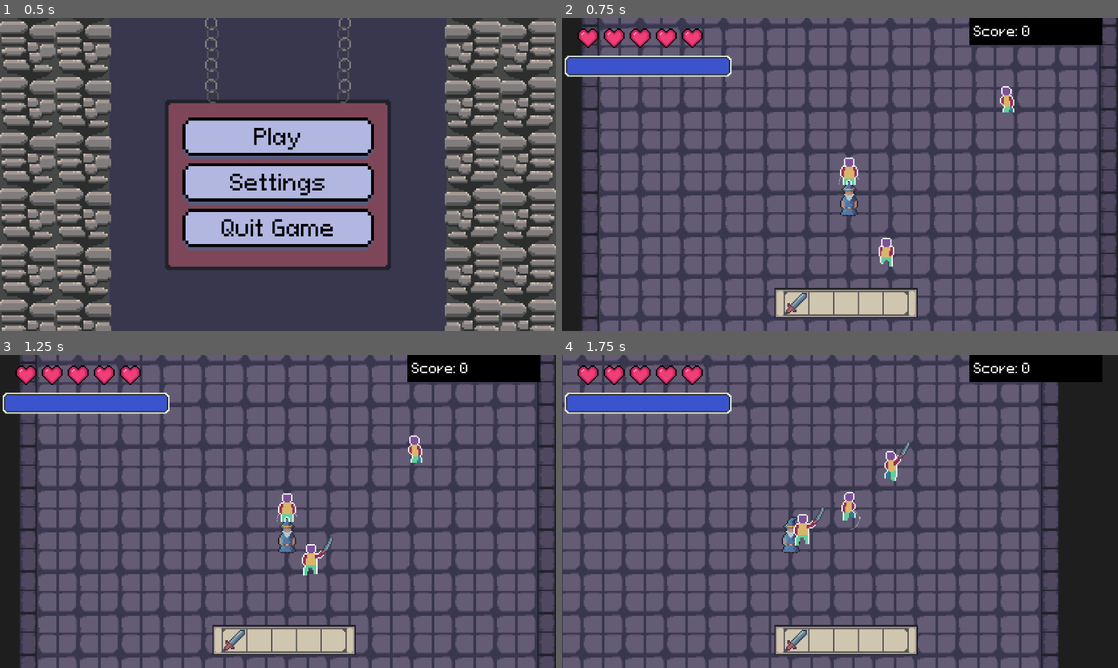
Above: before the commit, frames 1-4 (two rows, left to right).
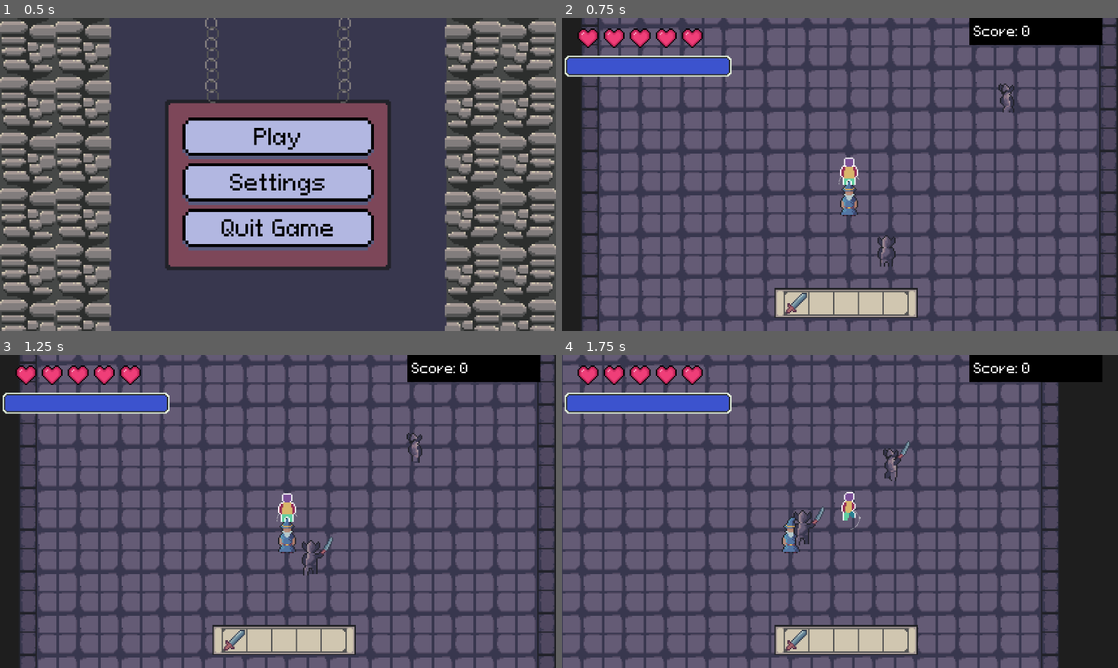
Above: after the commit, the same moments.

Repository: jidzib/jester-roguelike
Game: Godot game, scene res://Scenes/Mage.tscn
Two runs of this game, one before a commit and one after it. Both use one fixed random seed, a clock stepped at 60 frames per second and the inputs below. This scene is started directly instead of the project's main scene. Sound files missing from this copy of the repository are replaced by a short silence.
Inputs (mouse positions are in pixels of both pictures, inside the frame that each line leads up to):
- Up to frame 1 (0.5 s): no input
- Up to frame 2 (0.75 s): click "Play" at 0.5 s
- Up to frame 3 (1.25 s): no input
- Up to frame 4 (1.75 s): tap Enter at 1.25 s; move the mouse to (962, 495) at 1.27 s; press the mouse at (962, 495) at 1.28 s; hold D (MOVE_RIGHT) from 1.28 s (still down)

Frame 1 is identical in both runs. In frame 2, 0.4% of the frame differs, in the area x 56-82%, y 20-80%; in frame 3, 0.5%; in frame 4, 0.5%, in the area x 41-61%, y 29-61%.
Error in both runs: Invalid access to property or key 'player_died' on a base object of type 'Nil'. (res://Scripts/mage.gd:20)

Commit message:
Knight sprite/animations

Diff:
--- a/Resources/SaveData/highscore_data.tres
+++ b/Resources/SaveData/highscore_data.tres
@@ -1,7 +1,7 @@
-[gd_resource type="Resource" script_class="HighscoreData" format=3 uid="uid://2qk2p14ew61p"]
+[gd_resource type="Resource" script_class="HighscoreData" format=3]
 
-[ext_resource type="Script" uid="uid://bwsocfh2851gb" path="res://Scripts/highscore_data.gd" id="1_kfd5l"]
+[ext_resource type="Script" path="res://Scripts/highscore_data.gd" id="1_kfd5l"]
 
 [resource]
 script = ExtResource("1_kfd5l")
-highscore = 23
+highscore = 230
--- a/Scenes/Knight.tscn
+++ b/Scenes/Knight.tscn
@@ -2,11 +2,7 @@
 
 [ext_resource type="PackedScene" uid="uid://gbuhkq5sfnya" path="res://Scenes/Entity.tscn" id="1_jjefk"]
 [ext_resource type="Script" uid="uid://hmv0hrbol6k8" path="res://Scripts/entities/knight/knight.gd" id="2_fpytc"]
-[ext_resource type="Texture2D" uid="uid://bv03allpgloxb" path="res://assets/sprites/entities/player/blockout_legs.png" id="3_1cc6w"]
-[ext_resource type="Texture2D" uid="uid://v88mtf8xdc70" path="res://assets/sprites/entities/player/blockout_body.png" id="4_wqosg"]
-[ext_resource type="Texture2D" uid="uid://dhihllq7nhurs" path="res://assets/sprites/entities/player/blockout_arms.png" id="5_mfjpr"]
-[ext_resource type="Texture2D" uid="uid://bj2ioquwg6n1c" path="res://assets/sprites/entities/player/blockout_head.png" id="6_xf7i1"]
-[ext_resource type="AnimationLibrary" uid="uid://08jcx1cy2mgp" path="res://Resources/Animations/EnemyAnimations.res" id="9_4jv4l"]
+[ext_resource type="Texture2D" uid="uid://dopvx1jaut056" path="res://assets/sprites/entities/knight/knight_spritesheet.png" id="3_j6i3u"]
 [ext_resource type="Script" uid="uid://uox7w36uyvyk" path="res://Scripts/entity_states/idle.gd" id="10_wqosg"]
 [ext_resource type="Script" uid="uid://wowagv7qxh6s" path="res://Scripts/entity_states/circling_target.gd" id="11_0ld3f"]
 [ext_resource type="Script" uid="uid://tdafaast8cvl" path="res://Scripts/entity_states/attacking.gd" id="12_xf7i1"]
@@ -16,6 +12,185 @@
 [ext_resource type="Script" uid="uid://b2n0l7wm8dc5x" path="res://Scripts/item_slot.gd" id="15_4jv4l"]
 [ext_resource type="Resource" uid="uid://d3ru8alwc0xq4" path="res://Resources/Items/sword.tres" id="15_ikt6d"]
 
+[sub_resource type="Animation" id="Animation_i42vn"]
+length = 0.001
+tracks/0/type = "value"
+tracks/0/imported = false
+tracks/0/enabled = true
+tracks/0/path = NodePath("Sprites/Sprite:frame")
+tracks/0/interp = 1
+tracks/0/loop_wrap = true
+tracks/0/keys = {
+"times": PackedFloat32Array(0),
+"transitions": PackedFloat32Array(1),
+"update": 1,
+"values": [0]
+}
+
+[sub_resource type="Animation" id="Animation_0ld3f"]
+resource_name = "back_attack"
+length = 0.45
+tracks/0/type = "value"
+tracks/0/imported = false
+tracks/0/enabled = true
+tracks/0/path = NodePath("Sprites/Sprite:frame")
+tracks/0/interp = 1
+tracks/0/loop_wrap = true
+tracks/0/keys = {
+"times": PackedFloat32Array(0, 0.15, 0.3),
+"transitions": PackedFloat32Array(1, 1, 1),
+"update": 1,
+"values": [56, 57, 58]
+}
+
+[sub_resource type="Animation" id="Animation_04rgk"]
+resource_name = "back_idle"
+length = 0.8
+loop_mode = 1
+tracks/0/type = "value"
+tracks/0/imported = false
+tracks/0/enabled = true
+tracks/0/path = NodePath("Sprites/Sprite:frame")
+tracks/0/interp = 1
+tracks/0/loop_wrap = true
+tracks/0/keys = {
+"times": PackedFloat32Array(0, 0.2, 0.4, 0.6),
+"transitions": PackedFloat32Array(1, 1, 1, 1),
+"update": 1,
+"values": [8, 9, 10, 11]
+}
+
+[sub_resource type="Animation" id="Animation_4jv4l"]
+resource_name = "back_walk"
+length = 0.8
+loop_mode = 1
+tracks/0/type = "value"
+tracks/0/imported = false
+tracks/0/enabled = true
+tracks/0/path = NodePath("Sprites/Sprite:frame")
+tracks/0/interp = 1
+tracks/0/loop_wrap = true
+tracks/0/keys = {
+"times": PackedFloat32Array(0, 0.2, 0.4, 0.6),
+"transitions": PackedFloat32Array(1, 1, 1, 1),
+"update": 1,
+"values": [32, 33, 34, 35]
+}
+
+[sub_resource type="Animation" id="Animation_2xd85"]
+resource_name = "front_attack"
+length = 0.45
+tracks/0/type = "value"
+tracks/0/imported = false
+tracks/0/enabled = true
+tracks/0/path = NodePath("Sprites/Sprite:frame")
+tracks/0/interp = 1
+tracks/0/loop_wrap = true
+tracks/0/keys = {
+"times": PackedFloat32Array(0, 0.15, 0.3),
+"transitions": PackedFloat32Array(1, 1, 1),
+"update": 1,
+"values": [48, 49, 50]
+}
+
+[sub_resource type="Animation" id="Animation_j6i3u"]
+resource_name = "front_idle"
+length = 0.8
+loop_mode = 1
+tracks/0/type = "value"
+tracks/0/imported = false
+tracks/0/enabled = true
+tracks/0/path = NodePath("Sprites/Sprite:frame")
+tracks/0/interp = 1
+tracks/0/loop_wrap = true
+tracks/0/keys = {
+"times": PackedFloat32Array(0, 0.2, 0.4, 0.6),
+"transitions": PackedFloat32Array(1, 1, 1, 1),
+"update": 1,
+"values": [0, 1, 2, 3]
+}
+
+[sub_resource type="Animation" id="Animation_ovtlv"]
+resource_name = "front_walk"
+length = 0.8
+loop_mode = 1
+tracks/0/type = "value"
+tracks/0/imported = false
+tracks/0/enabled = true
+tracks/0/path = NodePath("Sprites/Sprite:frame")
+tracks/0/interp = 1
+tracks/0/loop_wrap = true
+tracks/0/keys = {
+"times": PackedFloat32Array(0, 0.2, 0.4, 0.6),
+"transitions": PackedFloat32Array(1, 1, 1, 1),
+"update": 1,
+"values": [24, 25, 26, 27]
+}
+
+[sub_resource type="Animation" id="Animation_dsq8q"]
+resource_name = "side_attack"
+length = 0.45
+tracks/0/type = "value"
+tracks/0/imported = false
+tracks/0/enabled = true
+tracks/0/path = NodePath("Sprites/Sprite:frame")
+tracks/0/interp = 1
+tracks/0/loop_wrap = true
+tracks/0/keys = {
+"times": PackedFloat32Array(0, 0.15, 0.3),
+"transitions": PackedFloat32Array(1, 1, 1),
+"update": 1,
+"values": [64, 65, 66]
+}
+
+[sub_resource type="Animation" id="Animation_kjbd8"]
+resource_name = "side_idle"
+length = 0.8
+loop_mode = 1
+tracks/0/type = "value"
+tracks/0/imported = false
+tracks/0/enabled = true
+tracks/0/path = NodePath("Sprites/Sprite:frame")
+tracks/0/interp = 1
+tracks/0/loop_wrap = true
+tracks/0/keys = {
+"times": PackedFloat32Array(0, 0.2, 0.4, 0.6),
+"transitions": PackedFloat32Array(1, 1, 1, 1),
+"update": 1,
+"values": [16, 17, 18, 19]
+}
+
+[sub_resource type="Animation" id="Animation_kxi4b"]
+resource_name = "side_walk"
+length = 0.8
+loop_mode = 1
+tracks/0/type = "value"
+tracks/0/imported = false
+tracks/0/enabled = true
+tracks/0/path = NodePath("Sprites/Sprite:frame")
+tracks/0/interp = 1
+tracks/0/loop_wrap = true
+tracks/0/keys = {
+"times": PackedFloat32Array(0, 0.1, 0.2, 0.3, 0.4, 0.5, 0.6, 0.7),
+"transitions": PackedFloat32Array(1, 1, 1, 1, 1, 1, 1, 1),
+"update": 1,
+"values": [40, 41, 42, 43, 44, 45, 46, 47]
+}
+
+[sub_resource type="AnimationLibrary" id="AnimationLibrary_i42vn"]
+_data = {
+&"RESET": SubResource("Animation_i42vn"),
+&"back_attack": SubResource("Animation_0ld3f"),
+&"back_idle": SubResource("Animation_04rgk"),
+&"back_walk": SubResource("Animation_4jv4l"),
+&"front_attack": SubResource("Animation_2xd85"),
+&"front_idle": SubResource("Animation_j6i3u"),
+&"front_walk": SubResource("Animation_ovtlv"),
+&"side_attack": SubResource("Animation_dsq8q"),
+&"side_idle": SubResource("Animation_kjbd8"),
+&"side_walk": SubResource("Animation_kxi4b")
+}
+
 [sub_resource type="RectangleShape2D" id="RectangleShape2D_xf7i1"]
 
 [node name="Knight" unique_id=1645230401 node_paths=PackedStringArray("held_item", "raycast", "hurtbox", "state_nodes") instance=ExtResource("1_jjefk")]
@@ -23,8 +198,8 @@
 script = ExtResource("2_fpytc")
 held_item = NodePath("HeldItem")
 raycast = NodePath("RayCast2D")
+points_value = 1
 speed = 50.0
-animation_path = "EnemyAnimations/"
 hurtbox = NodePath("Hurtbox")
 state_nodes = {
 0: NodePath("StateMachine/Idle"),
@@ -40,40 +215,15 @@
 [node name="Sprites" parent="." index="1"]
 position = Vector2(0, -16)
 
-[node name="Legs" type="Sprite2D" parent="Sprites" index="0" unique_id=1876018213]
+[node name="Sprite" type="Sprite2D" parent="Sprites" index="0" unique_id=1876018213]
 z_index = 1
 use_parent_material = true
-texture = ExtResource("3_1cc6w")
+texture = ExtResource("3_j6i3u")
 hframes = 8
-vframes = 13
-frame = 49
-
-[node name="Body" type="Sprite2D" parent="Sprites" index="1" unique_id=1090630971]
-z_index = 1
-use_parent_material = true
-texture = ExtResource("4_wqosg")
-hframes = 8
-vframes = 13
-frame = 49
-
-[node name="Arms" type="Sprite2D" parent="Sprites" index="2" unique_id=1898882933]
-z_index = 1
-use_parent_material = true
-texture = ExtResource("5_mfjpr")
-hframes = 8
-vframes = 13
-frame = 49
-
-[node name="Head" type="Sprite2D" parent="Sprites" index="3" unique_id=16793908]
-z_index = 1
-use_parent_material = true
-texture = ExtResource("6_xf7i1")
-hframes = 8
-vframes = 13
-frame = 49
+vframes = 9
 
 [node name="AnimationPlayer" parent="." index="2"]
-libraries/EnemyAnimations = ExtResource("9_4jv4l")
+libraries/ = SubResource("AnimationLibrary_i42vn")
 
 [node name="StateMachine" parent="." index="3" node_paths=PackedStringArray("starting_state")]
 starting_state = NodePath("Idle")
--- a/Scripts/enemy.gd
+++ b/Scripts/enemy.gd
@@ -4,6 +4,9 @@
 
 signal send_points_value(points: int)
 
+#func _ready() -> void:
+	#target.player_died.connect(queue_free)
+
 func die() -> void:
 	send_points_value.emit(points_value)
 	super()
--- a/Scripts/entities/knight/knight.gd
+++ b/Scripts/entities/knight/knight.gd
@@ -17,7 +17,7 @@
 func _ready() -> void:
 	super()
 	target = Player.player
-	target.player_died.connect(die)
+	target.player_died.connect(queue_free)
 	attack_timer = Timer.new()
 	attack_timer.wait_time = attack_cooldown
 	attack_timer.one_shot = true
--- a/Scripts/entities/player/player.gd
+++ b/Scripts/entities/player/player.gd
@@ -60,7 +60,7 @@
 	animation_player.play(animation_path + "death")
 	await get_tree().create_timer(0.8).timeout
 	process_mode = Node.PROCESS_MODE_DISABLED
-	visible = false
+	sprites.modulate.a = 0.0
 	update_high_score()
 	player_died.emit()
 	var ui : GameOverUI = UiManager.UI_SCENES[UiManager.UIs.GAME_OVER].instantiate()
--- a/Scripts/mage.gd
+++ b/Scripts/mage.gd
@@ -17,7 +17,7 @@
 func _ready() -> void:
 	super()
 	target = Player.player
-	target.player_died.connect(die)
+	target.player_died.connect(queue_free)
 	attack_timer = Timer.new()
 	attack_timer.wait_time = attack_cooldown
 	attack_timer.one_shot = true
Binary file added: assets/sprites/entities/knight/knight_spritesheet.png
Not shown, added: assets/sprites/entities/knight/knight_spritesheet.png.import
